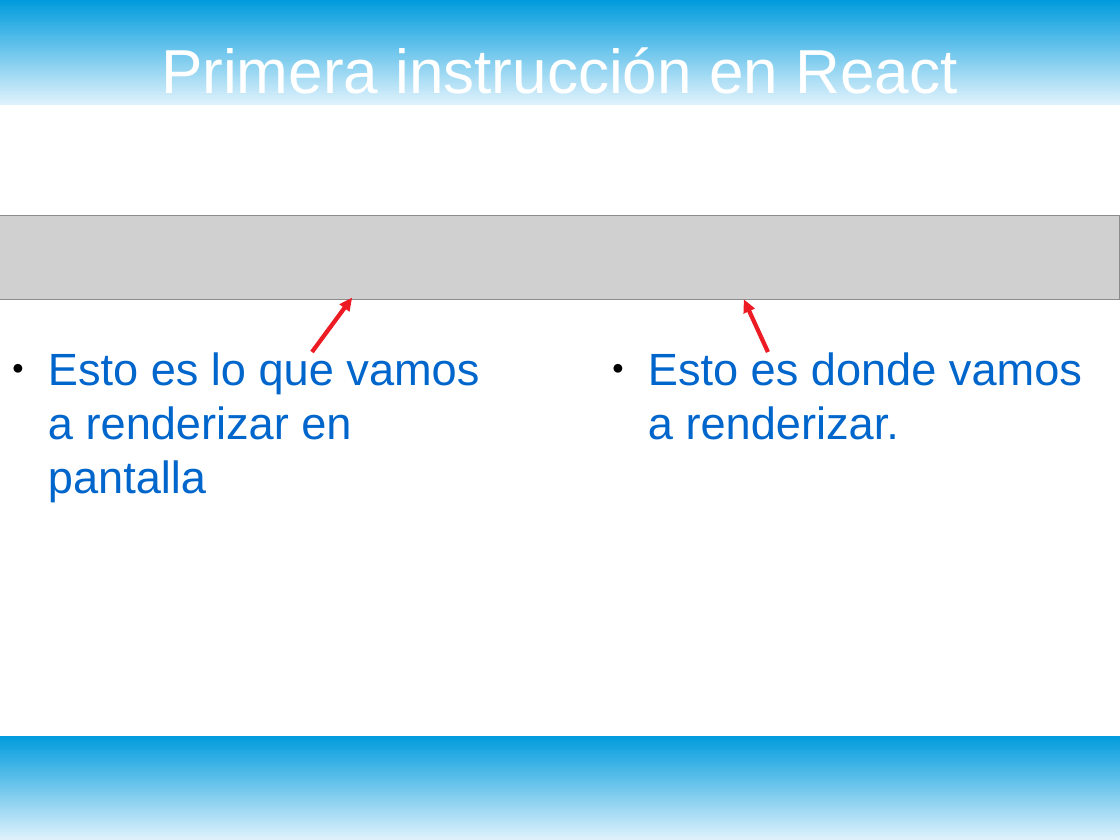
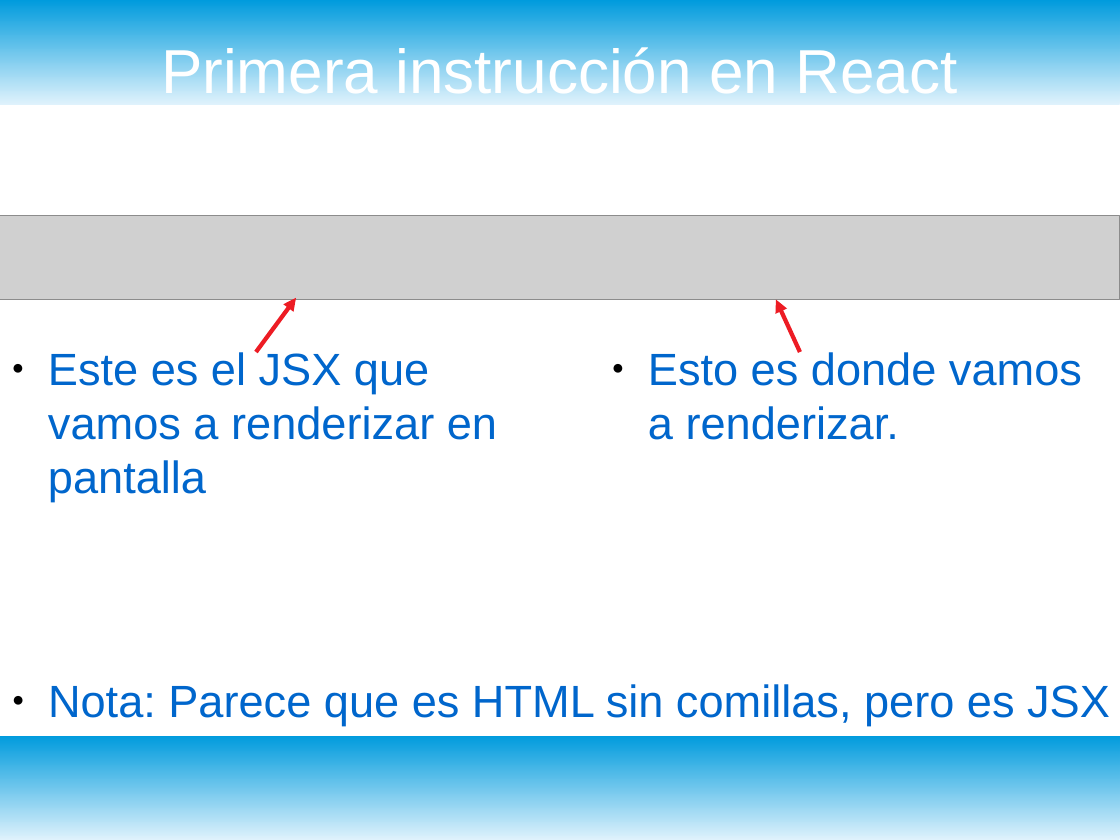
Before and after one commit to ProfeSantiago/ReactJS, a slide deck: slide 5 of 1) Entrada & Salida/Intro React.odp (slide 3 before the commit). Drawn at 1120x840 pixels with LibreOffice and Linux fonts; fonts in the diff are those of the drawing; grey boxes stand for pictures. Boxes give left, top, right and bottom in pixels: in the first picture for what was removed or moved away, otherwise in the second. Text is boxed around its words. In the diff, an @@ line names an element or a change of style, - is before the commit and + after.

```diff
--- a/1) Entrada & Salida/Intro React.odp
+++ b/1) Entrada & Salida/Intro React.odp
@@ arrow moved from (312, 352) - (352, 298) to (256, 352) - (296, 298) @@
@@ arrow moved from (768, 352) - (744, 300) to (800, 352) - (776, 300) @@
@@ text at bbox=[48, 349, 497, 440]: text changed @@
-● Esto es lo que vamos a renderizar en pantalla
+● Este es el JSX que vamos a renderizar en pantalla
@@ text added at bbox=[48, 684, 1110, 725], 32 pt, text #0066CC @@
+● Nota: Parece que es HTML sin comillas, pero es JSX
```
Also in this commit, not shown: 3 slides added.
